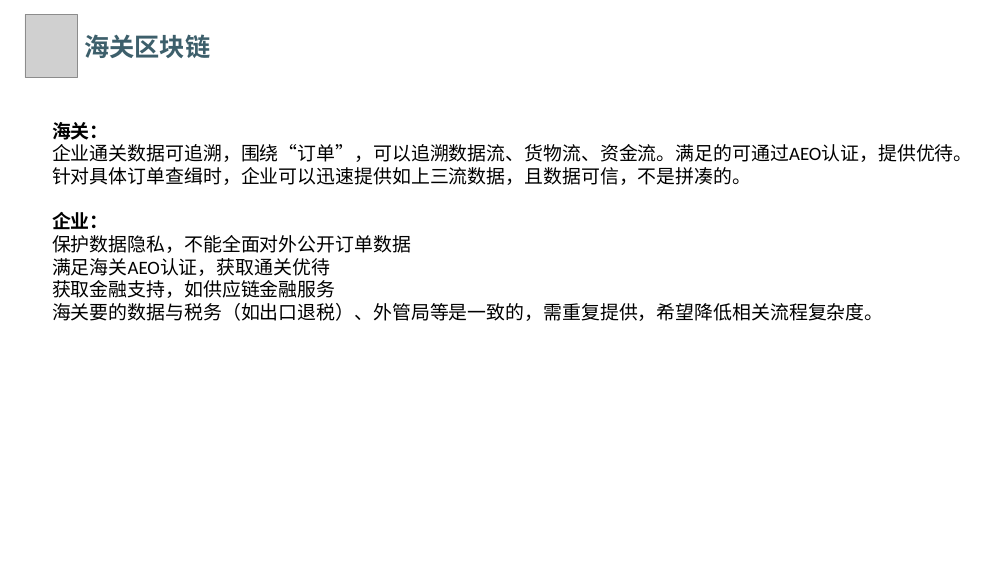
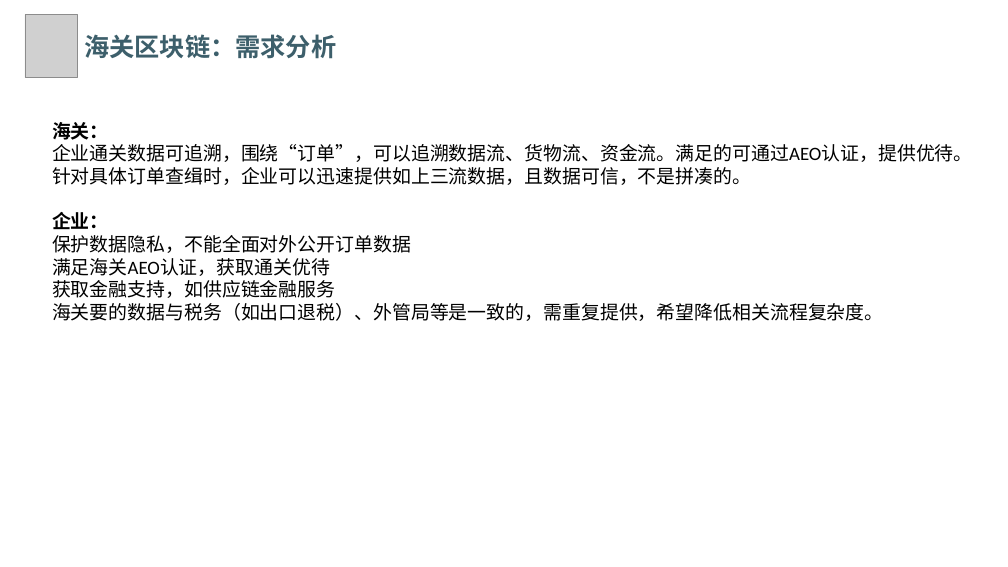
Before and after one commit to maodaishan/eos_doc, a slide deck: slide 24 of 其他ppt等/区块链介绍及个人项目介绍.pptx. Drawn at 1008x567 pixels with LibreOffice and Linux fonts; fonts in the diff are those of the drawing; grey boxes stand for pictures; background and template pictures are left out. Boxes give left, top, right and bottom in pixels: in the first picture for what was removed or moved away, otherwise in the second. Text is boxed around its words. In the diff, an @@ line names an element or a change of style, - is before the commit and + after.

```diff
--- a/其他ppt等/区块链介绍及个人项目介绍.pptx
+++ b/其他ppt等/区块链介绍及个人项目介绍.pptx
@@ text at bbox=[84, 34, 336, 59]: text changed @@
-海关区块链
+海关区块链：需求分析
```
Also in this commit, not shown: 4 other slides changed.
